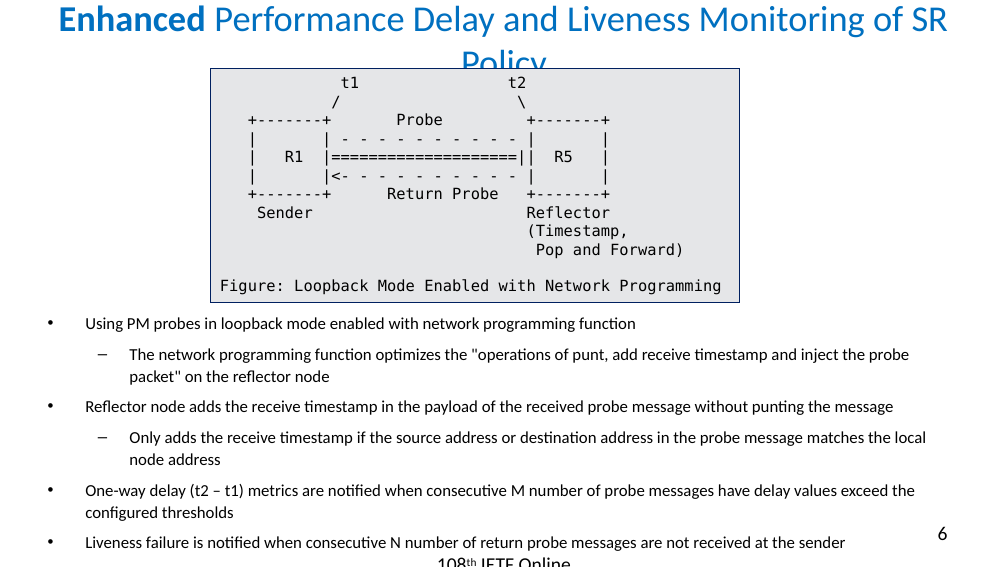
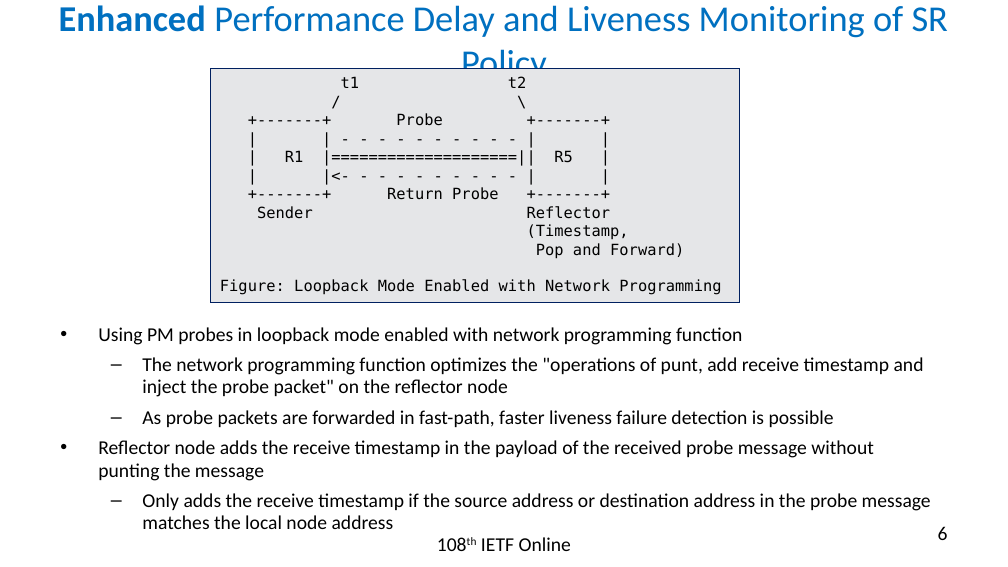
Before and after one commit to rakgandhi/ietf-slides, a slide deck: slide 6 of draft-gandhi-spring-sr-enhanced-plm-02.pptx. Drawn at 1008x567 pixels with LibreOffice and Linux fonts; fonts in the diff are those of the drawing. Boxes give left, top, right and bottom in pixels: in the first picture for what was removed or moved away, otherwise in the second. Text is boxed around its words. In the diff, an @@ line names an element or a change of style, - is before the commit and + after.

```diff
--- a/draft-gandhi-spring-sr-enhanced-plm-02.pptx
+++ b/draft-gandhi-spring-sr-enhanced-plm-02.pptx
@@ text "Using PM probes in loopback ...": place and size @@
-text "Using PM probes in loopback ..." at bbox=[85, 317, 927, 551]
+text "Using PM probes in loopback ..." at bbox=[98, 327, 931, 511]
@@ text at bbox=[98, 327, 931, 511]: size 12 to 14 pt in "Using PM probes in loopback mode enabled ...", "The network programming function optimizes the "operations ...", "Reflector node adds the receive timestamp in ...", "Only adds the receive timestamp if the ..." @@
@@ text at bbox=[142, 410, 834, 427]: paragraph added @@
+  – As probe packets are forwarded in fast-path, faster liveness failure detection is possible
@@ text at bbox=[85, 484, 915, 551]: paragraphs removed @@
-• One-way delay (t2 – t1) metrics are notified when consecutive M number of probe messages have delay values exceed the configured thresholds
-• Liveness failure is notified when consecutive N number of return probe messages are not received at the sender
@@ text "108th IETF Online" rewrapped from bbox=[345, 547, 664, 567] to bbox=[481, 537, 571, 551] @@
```
Also in this commit, not shown: 2 other slides changed, 1 slide added, 1 other file.
